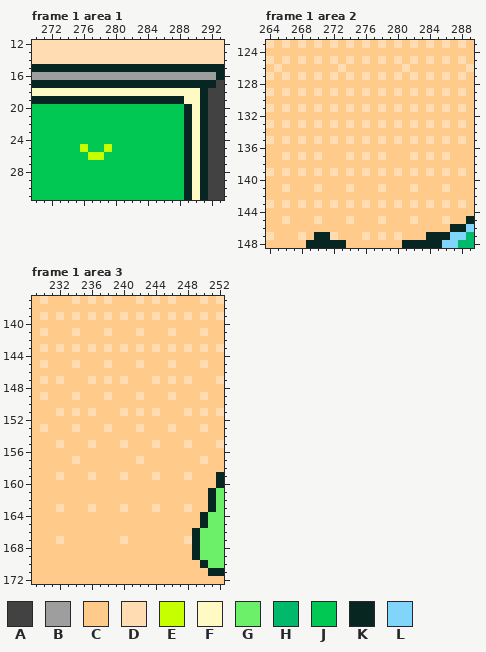
Pixel-art file: Assets/Images/Art/Aseprite/map.aseprite. The picture above was drawn from the file before the commit.
320x180 pixels, 1 frame. Colours within 5 levels of each other are drawn and written as one. Shown: frame 1 area 1: x 270..293, y 12..31; frame 1 area 2: x 264..289, y 123..148; frame 1 area 3: x 229..252, y 137..172. The commit also changed other frames or places, which this record leaves out.
Palette (. is transparent): A #424242  B #9e9e9e  C #ffca8a  D #ffdcb2  E #c6ff00  F #fff9c4  G #6df069  H #00b96a  J #00c853  K #082621  L #81d4fa
Pixels before, frame 1 area 1, first column x 270:
12 DDDDDDDDDDDDDDDDDDDDDDDD
13 DDDDDDDDDDDDDDDDDDDDDDDD
14 DDDDDDDDDDDDDDDDDDDDDDDD
15 KKKKKKKKKKKKKKKKKKKKKKKK
16 BBBBBBBBBBBBBBBBBBBBBBBK
17 KKKKKKKKKKKKKKKKKKKKKKKA
18 FFFFFFFFFFFFFFFFFFFFFKAA
19 KKKKKKKKKKKKKKKKKKKFFKAA
20 JJJJJJJJJJJJJJJJJJJKFKAA
21 JJJJJJJJJJJJJJJJJJJKFKAA
22 JJJJJJJJJJJJJJJJJJJKFKAA
23 JJJJJJJJJJJJJJJJJJJKFKAA
24 JJJJJJJJJJJJJJJJJJJKFKAA
25 JJJJJJEJJEJJJJJJJJJKFKAA
26 JJJJJJJEEJJJJJJJJJJKFKAA
27 JJJJJJJJJJJJJJJJJJJKFKAA
28 JJJJJJJJJJJJJJJJJJJKFKAA
29 JJJJJJJJJJJJJJJJJJJKFKAA
30 JJJJJJJJJJJJJJJJJJJKFKAA
31 JJJJJJJJJJJJJJJJJJJKFKAA
Pixels before, frame 1 area 2, first column x 264:
123 DCDCDCDCDCDCDCDCDCDCDCDCDC
124 CCCCCCCCCCCCCCCCCCCCCCCCCC
125 DCDCDCDCDCDCDCDCDCDCDCDCDC
126 CDCCCCCCCDCCCCCCCDCCCCCCCD
127 DCDCDCDCDCDCDCDCDCDCDCDCDC
128 CCCCCCCCCCCCCCCCCCCCCCCCCC
129 DCDCDCDCDCDCDCDCDCDCDCDCDC
130 CCCCCCCCCCCCCCCCCCCCCCCCCC
131 DCDCDCDCDCDCDCDCDCDCDCDCDC
132 CCCCCCCCCCCCCCCCCCCCCCCCCC
133 DCDCDCDCDCDCDCDCDCDCDCDCDC
134 CCCCCCCCCCCCCCCCCCCCCCCCCC
135 DCDCDCDCDCDCDCDCDCDCDCDCDC
136 CCCCCCCCCCCCCCCCCCCCCCCCCC
137 CCDCDCDCCCDCDCDCCCDCDCDCCC
138 CCCCCCCCCCCCCCCCCCCCCCCCCC
139 DCDCDCDCDCDCDCDCDCDCDCDCDC
140 CCCCCCCCCCCCCCCCCCCCCCCCCC
141 CCDCCCDCCCDCCCDCCCDCCCDCCC
142 CCCCCCCCCCCCCCCCCCCCCCCCCC
143 DCDCDCDCDCDCDCDCDCDCDCDCDC
144 CCCCCCCCCCCCCCCCCCCCCCCCCC
145 CCDCCCDCCCDCCCDCCCDCCCDCCK
146 CCCCCCCCCCCCCCCCCCCCCCCKKL
147 DCCCDCKKDCCCDCDCDCCCKKKLLH
148 CCCCCKKKKKCCCCCCCKKKKKLLHH
Pixels before, frame 1 area 3, first column x 229:
137 CDCCCDCDCDCCCDCDCDCCCDCD
138 CCCCCCCCCCCCCCCCCCCCCCCC
139 CDCDCDCDCDCDCDCDCDCDCDCD
140 CCCCCCCCCCCCCCCCCCCCCCCC
141 CDCCCDCCCDCCCDCCCDCCCDCC
142 CCCCCCCCCCCCCCCCCCCCCCCC
143 CDCDCDCDCDCDCDCDCDCDCDCD
144 CCCCCCCCCCCCCCCCCCCCCCCC
145 CDCCCDCCCDCCCDCCCDCCCDCC
146 CCCCCCCCCCCCCCCCCCCCCCCC
147 CDCDCCCDCDCDCCCDCDCDCCCD
148 CCCCCCCCCCCCCCCCCCCCCCCC
149 CDCCCDCCCDCCCDCCCDCCCDCC
150 CCCCCCCCCCCCCCCCCCCCCCCC
151 CCCDCDCDCCCDCDCDCCCDCDCD
152 CCCCCCCCCCCCCCCCCCCCCCCC
153 CDCCCDCCCDCCCDCCCDCCCDCC
154 CCCCCCCCCCCCCCCCCCCCCCCC
155 CCCDCCCDCCCDCCCDCCCDCCCD
156 CCCCCCCCCCCCCCCCCCCCCCCC
157 CCCCCDCCCCCCCDCCCCCCCDCC
158 CCCCCCCCCCCCCCCCCCCCCCCC
159 CCCDCCCDCCCDCCCDCCCDCCCK
160 CCCCCCCCCCCCCCCCCCCCCCCK
161 CCCCCCCCCCCCCCCCCCCCCCKG
162 CCCCCCCCCCCCCCCCCCCCCCKG
163 CCCDCCCDCCCDCCCDCCCDCCKG
164 CCCCCCCCCCCCCCCCCCCCCKGG
165 CCCCCCCCCCCCCCCCCCCCCKGG
166 CCCCCCCCCCCCCCCCCCCCKGGG
167 CCCDCCCCCCCDCCCCCCCDKGGG
168 CCCCCCCCCCCCCCCCCCCCKGGG
169 CCCCCCCCCCCCCCCCCCCCKGGG
170 CCCCCCCCCCCCCCCCCCCCCKGG
171 CCCCCCCCCCCCCCCCCCCCCCKK
172 CCCCCCCCCCCCCCCCCCCCCCCC
The result:
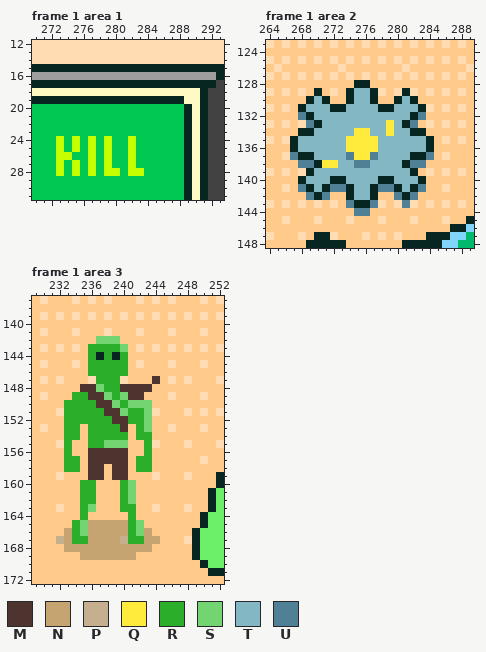
Colours new in this view: M #4e342e  N #c6a472  P #c4b08f  Q #ffeb3b  R #2baf2b  S #72d572  T #83b7c3  U #508096
Author's note on the commit: Исходник арта, добавлены иконки и анимации из 2х кадров
Diff:
Frame 1 area 1, layer "PointCyborgs/SuperPC":
y 24: x 273 J -> E; x 275 J -> E; x 277 J -> E; x 279 J -> E; x 282 J -> E
y 25: x 273 J -> E; x 275..277 JEJ -> EJE; x 282 J -> E
y 26: x 273..274 JJ -> EE; x 278..279 EJ -> JE; x 282 J -> E
y 27: x 273 J -> E; x 275 J -> E; x 277 J -> E; x 279 J -> E; x 282 J -> E
y 28: x 273 J -> E; x 275 J -> E; x 277 J -> E; x 279..280 JJ -> EE; x 282..283 JJ -> EE
Frame 1 area 2, layer "PointShelter/roadsAndSettler":
y 128: x 275..276 CC -> KK
y 129: x 270 D -> K; x 274..277 DCDC -> KTTK; x 281 C -> K
y 130: x 269..271 CCC -> KTK; x 274..277 CCCC -> KTTK; x 280..282 CCC -> KTK
y 131: x 268..283 DCDCDCDCDCDCDCDC -> KTTTKKTTTTKKTTTK
y 132: x 268..283 CCCCCCCCCCCCCCCC -> UKTTTTTTTTTTTTKU
y 133: x 269..282 CDCDCDCDCDCDCD -> UKTTTTTTTTQTKU
y 134: x 268..283 CCCCCCCCCCCCCCCC -> KKTTTTTQQTTQTTKK
y 135: x 267..284 CDCDCDCDCDCDCDCDCD -> KTTTTTTQQQQTTTTTTK
y 136: x 267..284 CCCCCCCCCCCCCCCCCC -> KTTTTTTQQQQTTTTTTK
y 137: x 267..284 CDCDCCCDCDCDCCCDCD -> UKKTTTTUQQUTTTTKKU
y 138: x 268..283 CCCCCCCCCCCCCCCC -> UUKQQTTUUTTTTKUU
y 139: x 269..282 CDCDCDCDCDCDCD -> KTTTTTTTTTTTTK
y 140: x 268..283 CCCCCCCCCCCCCCCC -> KTTTKKTTTTKKTTTK
y 141: x 268..283 CCDCCCDCCCDCCCDC -> UKTKUUKTTKUUKTKU
y 142: x 269..271 CCC -> UKU; x 274..277 CCCC -> KTTK; x 280..282 CCC -> UKU
y 143: x 274..277 DCDC -> UKKU; x 281 C -> U
y 144: x 275..276 CC -> UU
Frame 1 area 3, layers "PointShelter/supermutant", "PointShelter/dark":
y 142: x 237..239 CCC -> SSS
y 143: x 236..240 DCDCD -> RRRRS
y 144: x 236..240 CCCCC -> RKRKR
y 145: x 236..240 CCDCC -> RRRRR
y 146: x 236..240 CCCCC -> RRRRR
y 147: x 237..239 CDC -> RRR; x 244 D -> M
y 148: x 235..243 CCCCCCCCC -> MMSRRMMMM
y 149: x 234..242 DCCCDCCCD -> RRMMSRSMM
y 150: x 233..243 CCCCCCCCCCC -> RRRRMMSRSSS
y 151: x 233..243 CDCDCCCDCDC -> RRRRRMMSRRS
y 152: x 233..243 CCCCCCCCCCC -> RRRRRRMMRRS
y 153: x 233..234 CD -> RR; x 236..240 CCDCC -> RRRRM; x 242..243 DC -> RS
y 154: x 233..234 CC -> RR; x 236..240 CCCCC -> RRRRR; x 242..243 CC -> RR
y 155: x 233 C -> R; x 236..240 DCCCD -> RRSSS; x 243 C -> R
y 156: x 233 C -> R; x 236..240 CCCCC -> MMMMM; x 243 C -> R
y 157: x 233..234 CD -> RR; x 236..240 CCCCC -> MMMMM; x 242..243 DC -> RR
y 158: x 233..234 CC -> RR; x 236..237 CC -> MM; x 239..240 CC -> MM; x 242..243 CC -> RR
y 159: x 236..237 DC -> MM; x 239..240 CD -> MM
y 160..162: x 235..236 CC -> RR; x 240..241 CC -> RS
y 163: x 235..236 CD -> RS; x 240..241 DC -> RR
y 164: x 235 C -> R; x 241 C -> R
y 165: x 234..242 CCCCCCCCC -> RSNNNNNRS
y 166: x 233..243 CCCCCCCCCCC -> NRSNNNNNRSN
y 167: x 232..244 DCCCCCCCDCCCC -> PNRRNNNNPRRNN
y 168: x 233..243 CCCCCCCCCCC -> NNNNNNNNNNN
y 169: x 235..241 CCCCCCC -> NNNNNNN
Where, in picture pixels (left, top, right, bottom), the same in both pictures:
changed: (56, 136, 144, 176)
changed: (290, 80, 434, 216)
changed: (56, 336, 160, 560)
